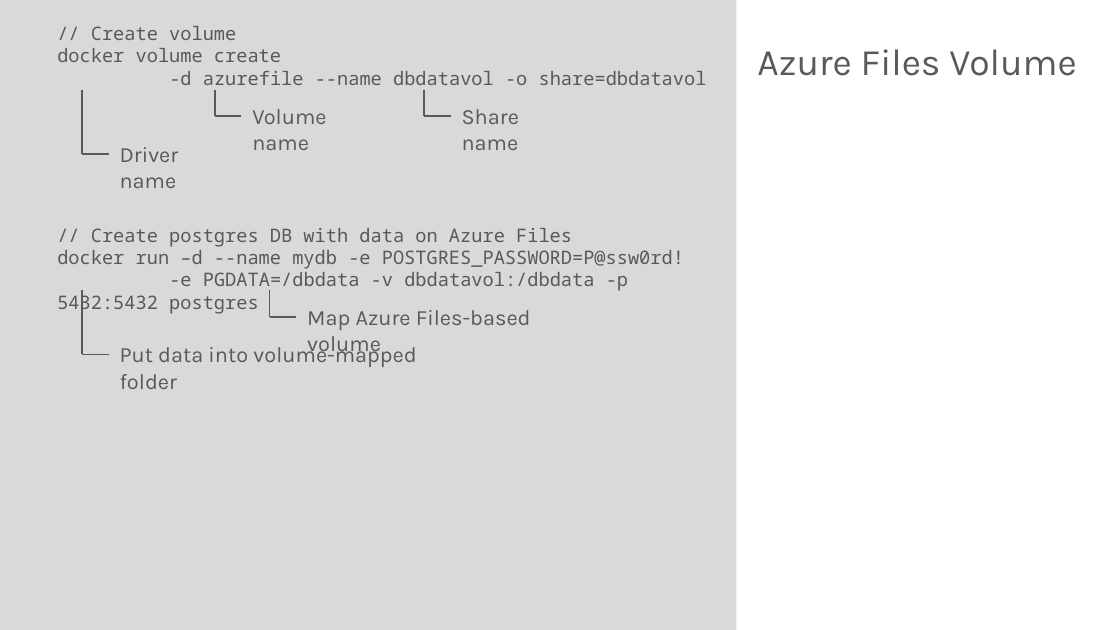
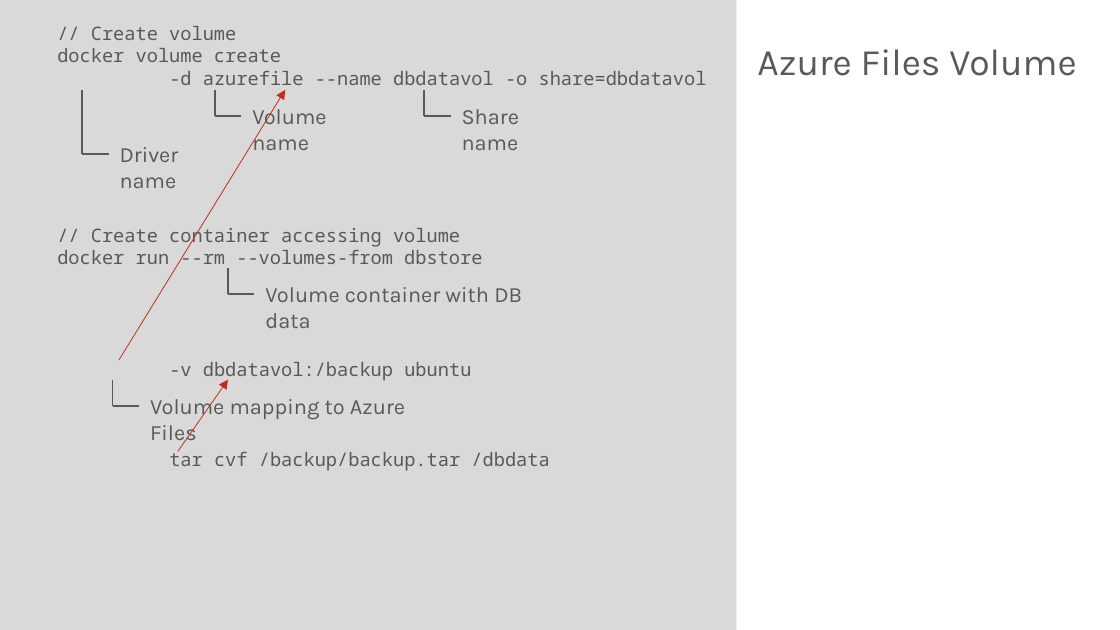
Before and after one commit to rstropek/DockerVS2015Intro, a slide deck: slide 36 of slides/Docker-Workshop.pptx. Drawn at 1120x630 pixels with LibreOffice and Linux fonts; fonts in the diff are those of the drawing. Boxes give left, top, right and bottom in pixels: in the first picture for what was removed or moved away, otherwise in the second. Text is boxed around its words. In the diff, an @@ line names an element or a change of style, - is before the commit and + after.

```diff
--- a/slides/Docker-Workshop.pptx
+++ b/slides/Docker-Workshop.pptx
@@ arrow added from (119, 361) to (286, 90), #C52A1C 0.5 pt @@
@@ text at [57, 224, 549, 471]: text changed @@
-// Create postgres DB with data on Azure Files
-docker run –d --name mydb -e POSTGRES_PASSWORD=P@ssw0rd!
--e PGDATA=/dbdata -v dbdatavol:/dbdata -p 5432:5432 postgres
+// Create container accessing volume
+docker run --rm --volumes-from dbstore
+-v dbdatavol:/backup ubuntu
+tar cvf /backup/backup.tar /dbdata
@@ line added from (228, 268) to (228, 295), #595959 1 pt @@
@@ line removed from (82, 290) to (82, 354) @@
@@ line moved from (82, 354) - (109, 354) to (228, 295) - (254, 295) @@
@@ text added at [265, 287, 522, 328], 14 pt, text #595959 @@
+Volume container with DB data
@@ text removed at [120, 342, 416, 389] @@
-Put data into volume-mapped folder
@@ line moved from (270, 290) - (270, 317) to (113, 380) - (113, 407) @@
@@ arrow added from (178, 451) to (228, 380), #C52A1C 0.5 pt @@
@@ line moved from (270, 317) - (296, 317) to (113, 407) - (139, 407) @@
@@ text at [150, 394, 405, 446]: text changed @@
-Map Azure Files-based volume
+Volume mapping to Azure Files
```
Also in this commit, not shown: 5 other files.
